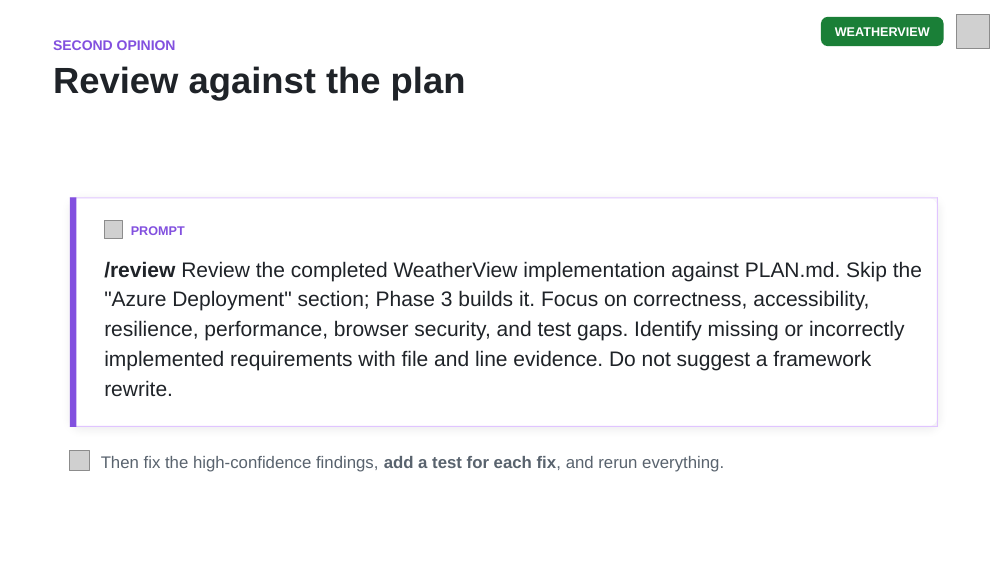
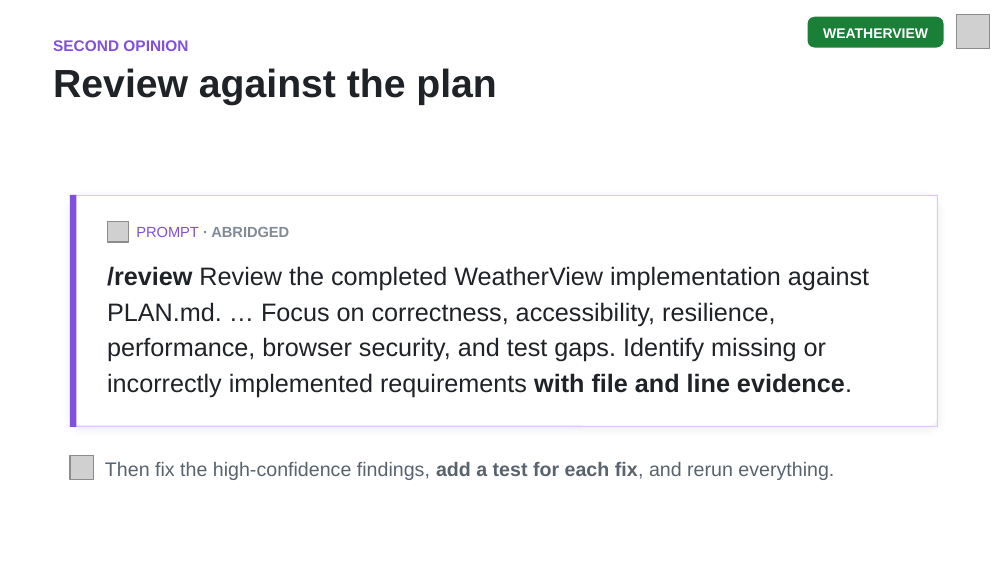
Before and after one commit to DanWahlin/agentic-journeys, a slide deck: slide 16 of slides/01-weather-view.pptx. Drawn at 1008x567 pixels with LibreOffice and Linux fonts; fonts in the diff are those of the drawing; grey boxes stand for pictures. Boxes give left, top, right and bottom in pixels: in the first picture for what was removed or moved away, otherwise in the second. Text is boxed around its words. In the diff, an @@ line names an element or a change of style, - is before the commit and + after.

```diff
--- a/slides/01-weather-view.pptx
+++ b/slides/01-weather-view.pptx
@@ rounded rectangle at (807,17,943,48): proportions changed @@
@@ rounded rectangle: place and size @@
-rounded rectangle at (821,17,943,46)
+rounded rectangle at (807,17,943,48)
@@ text "WEATHERVIEW": place and size @@
-text "WEATHERVIEW" at (835,27,930,36)
+text "WEATHERVIEW" at (823,28,928,38)
@@ text "WEATHERVIEW" at (823,28,928,38): size 9 to 10 pt @@
@@ text "SECOND OPINION" at (53,40,188,51): size 10 to 11 pt @@
@@ text "Review against the plan" at (53,68,496,105): size 26 to 28 pt; line spacing 31pt to 33pt @@
@@ rounded rectangle at (70,195,937,426): proportions changed @@
@@ line moved from (74, 198) - (74, 427) to (74, 195) - (74, 426) @@
@@ line moved from (937, 198) - (937, 427) to (937, 195) - (937, 426) @@
@@ picture: place and size @@
-picture at (104,221,122,239)
+picture at (107,221,128,242)
@@ text at (136,227,289,237): text changed; size 9 to 10.5 pt; text colour #8250DF to #818B98 @@
-PROMPT
+PROMPT · ABRIDGED
@@ text at (107,266,869,398): text changed; size 15 to 18 pt @@
-/review Review the completed WeatherView implementation against PLAN.md. Skip the "Azure Deployment" section; Phase 3 builds it. Focus on correctness, accessibility, resilience, performance, browser security, and test gaps. Identify missing or incorrectly implemented requirements with file and line evidence. Do not suggest a framework rewrite.
+/review Review the completed WeatherView implementation against PLAN.md. … Focus on correctness, accessibility, resilience, performance, browser security, and test gaps. Identify missing or incorrectly implemented requirements with file and line evidence.
@@ picture: place and size @@
-picture at (70,451,89,470)
+picture at (70,456,94,480)
@@ text "Then fix the high-confidence findings, ..." at (105,462,834,480): size 12 to 14 pt; line spacing 16pt to 18pt @@
```
Also in this commit, not shown: 23 other slides changed, 7 other files.
